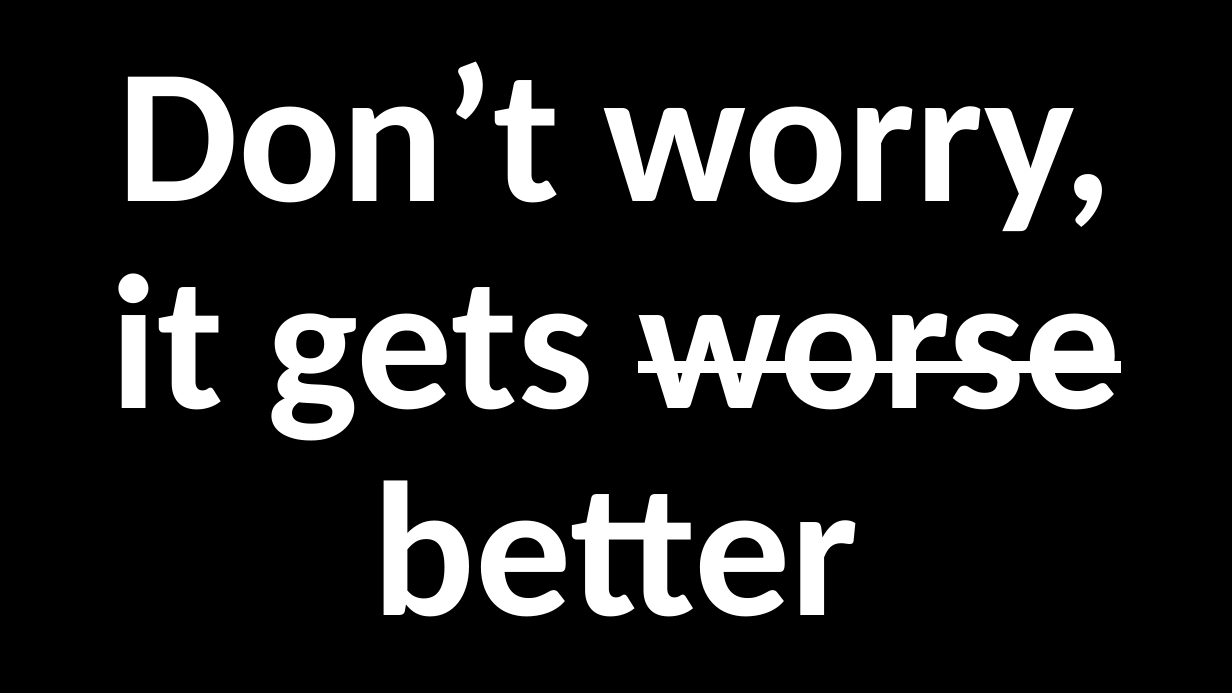
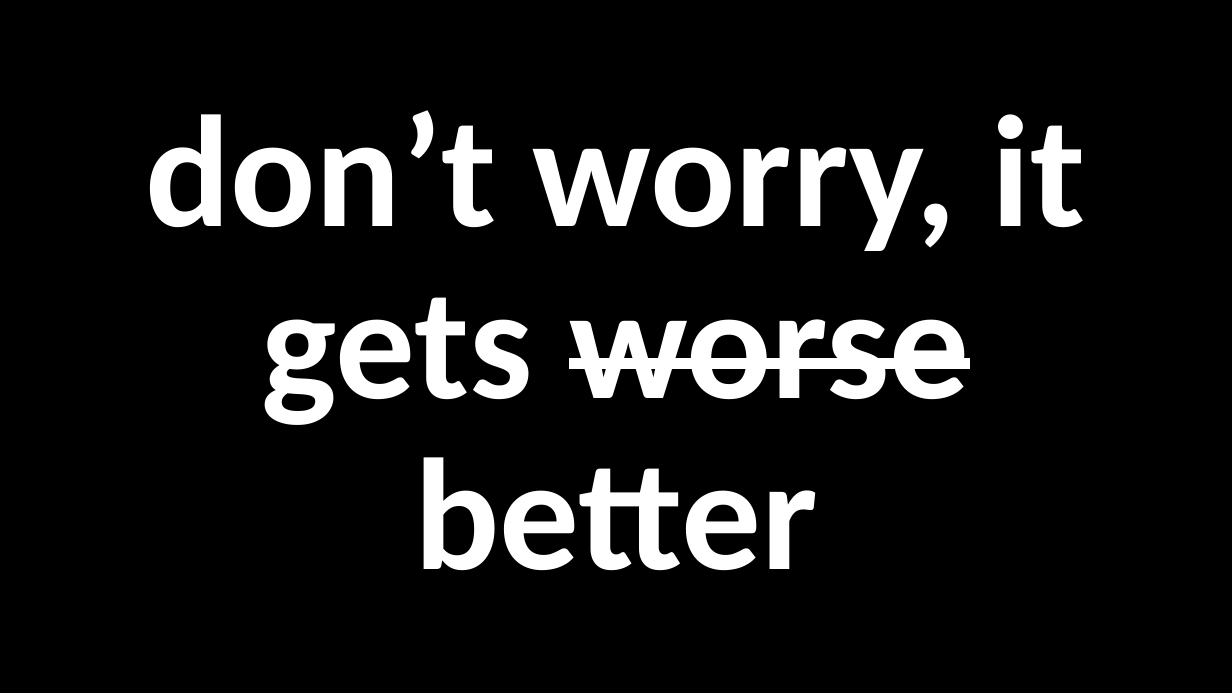
Before and after one commit to nicklalone/CIST_2500, a slide deck: slide 11 of ppts/Week 07 - Tuesday.pptx. Drawn at 1232x693 pixels with LibreOffice and Linux fonts; fonts in the diff are those of the drawing. Boxes give left, top, right and bottom in pixels: in the first picture for what was removed or moved away, otherwise in the second. Text is boxed around its words. In the diff, an @@ line names an element or a change of style, - is before the commit and + after.

```diff
--- a/ppts/Week 07 - Tuesday.pptx
+++ b/ppts/Week 07 - Tuesday.pptx
@@ title at (x1=145, y1=110, x2=1086, y2=571): text changed; size 149.4 to 124 pt @@
-Don’t worry, it gets worse better
+don’t worry, it gets worse better
```
Also in this commit, not shown: 9 other slides changed, 1 other file.
